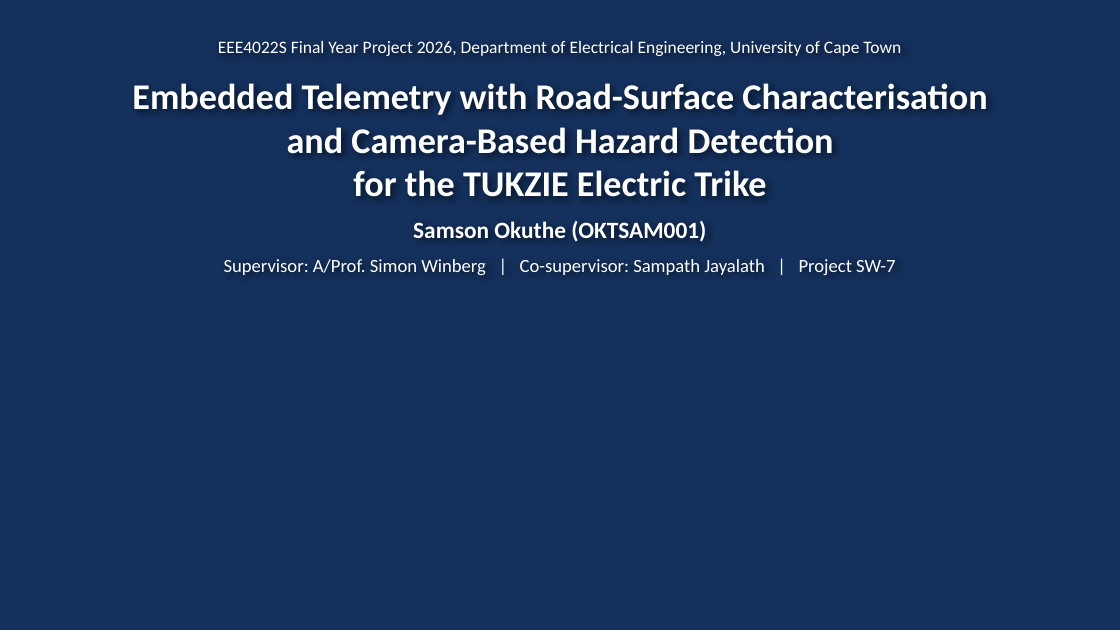
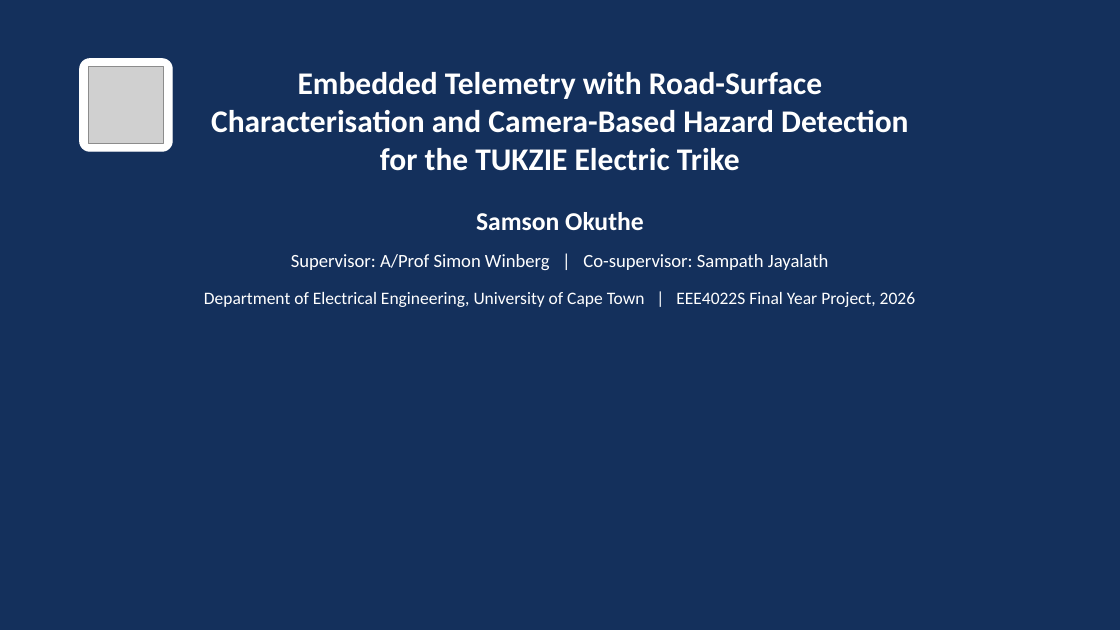
Before and after one commit to 0geder/Tukzie-HPEC-HUD, a slide deck: slide 1 of Presentation/SW7_Final_Presentation.pptx. Drawn at 1120x630 pixels with LibreOffice and Linux fonts; fonts in the diff are those of the drawing; grey boxes stand for pictures; background and template pictures are left out. Boxes give left, top, right and bottom in pixels: in the first picture for what was removed or moved away, otherwise in the second. Text is boxed around its words. In the diff, an @@ line names an element or a change of style, - is before the commit and + after.

Commit message:
Oral and poster: deck and A1 poster rebuilt with the 27 Oct results and final report figures, no SW-7; script, Q&A, examiner prep and numbers cheat sheet updated

```diff
--- a/Presentation/SW7_Final_Presentation.pptx
+++ b/Presentation/SW7_Final_Presentation.pptx
@@ rounded rectangle added at [50,29,1070,340], fill #14305C at 82% opacity, outline #14305C 1 pt @@
@@ rounded rectangle added at [80,59,172,151], fill #FFFFFF, outline #FFFFFF 1 pt @@
@@ text "Embedded Telemetry with Road-Surface": place and size @@
-text "Embedded Telemetry with Road-Surface" at [132,83,987,197]
+text "Embedded Telemetry with Road-Surface" at [211,72,908,171]
@@ picture added at [88,66,164,144] @@
@@ text at [211,72,908,133]: text changed; size 31 to 27 pt @@
-Embedded Telemetry with Road-Surface Characterisation
-and Camera-Based Hazard Detection
+Embedded Telemetry with Road-Surface
+Characterisation and Camera-Based Hazard Detection
@@ text at [380,148,740,171]: size 31 to 27 pt in "for the TUKZIE Electric Trike" @@
@@ text at [476,212,644,230]: text changed; size 20 to 22 pt @@
-Samson Okuthe (OKTSAM001)
+Samson Okuthe
@@ text at [291,254,829,270]: text changed @@
-Supervisor: A/Prof. Simon Winberg | Co-supervisor: Sampath Jayalath | Project SW-7
+Supervisor: A/Prof Simon Winberg | Co-supervisor: Sampath Jayalath
@@ text at [204,292,915,307]: text changed @@
-EEE4022S Final Year Project 2026, Department of Electrical Engineering, University of Cape Town
+Department of Electrical Engineering, University of Cape Town | EEE4022S Final Year Project, 2026
```
Also in this commit, not shown: 4 other slides changed, 8 slides added, 9 slides removed, 19 other files.
